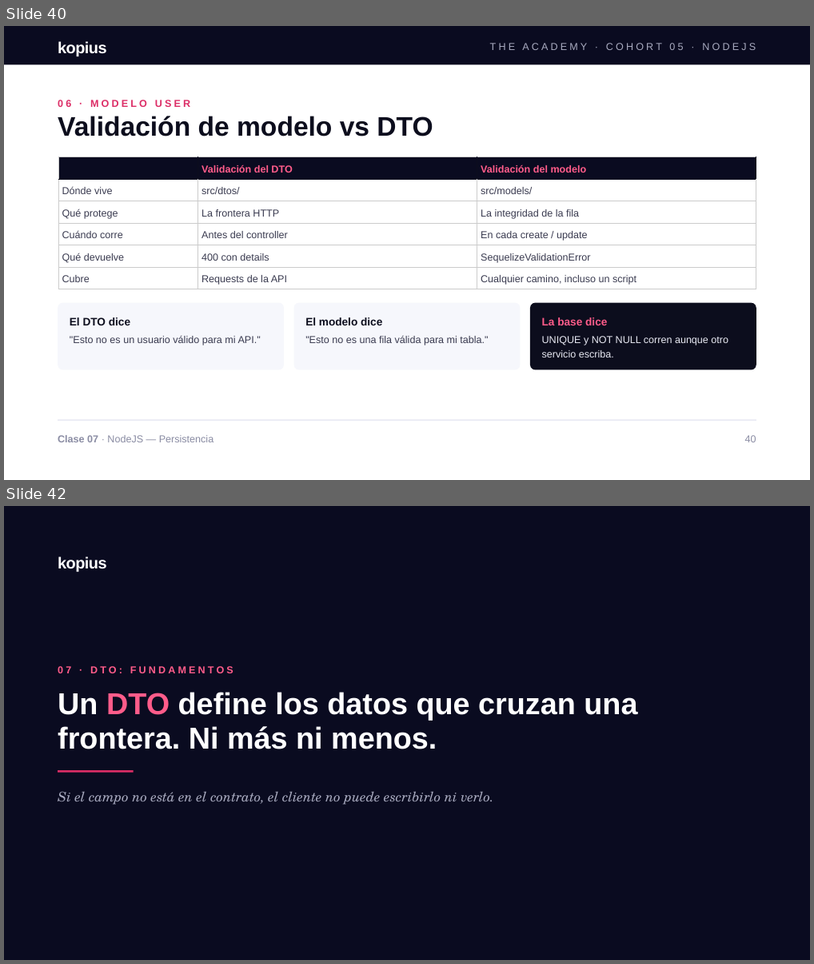
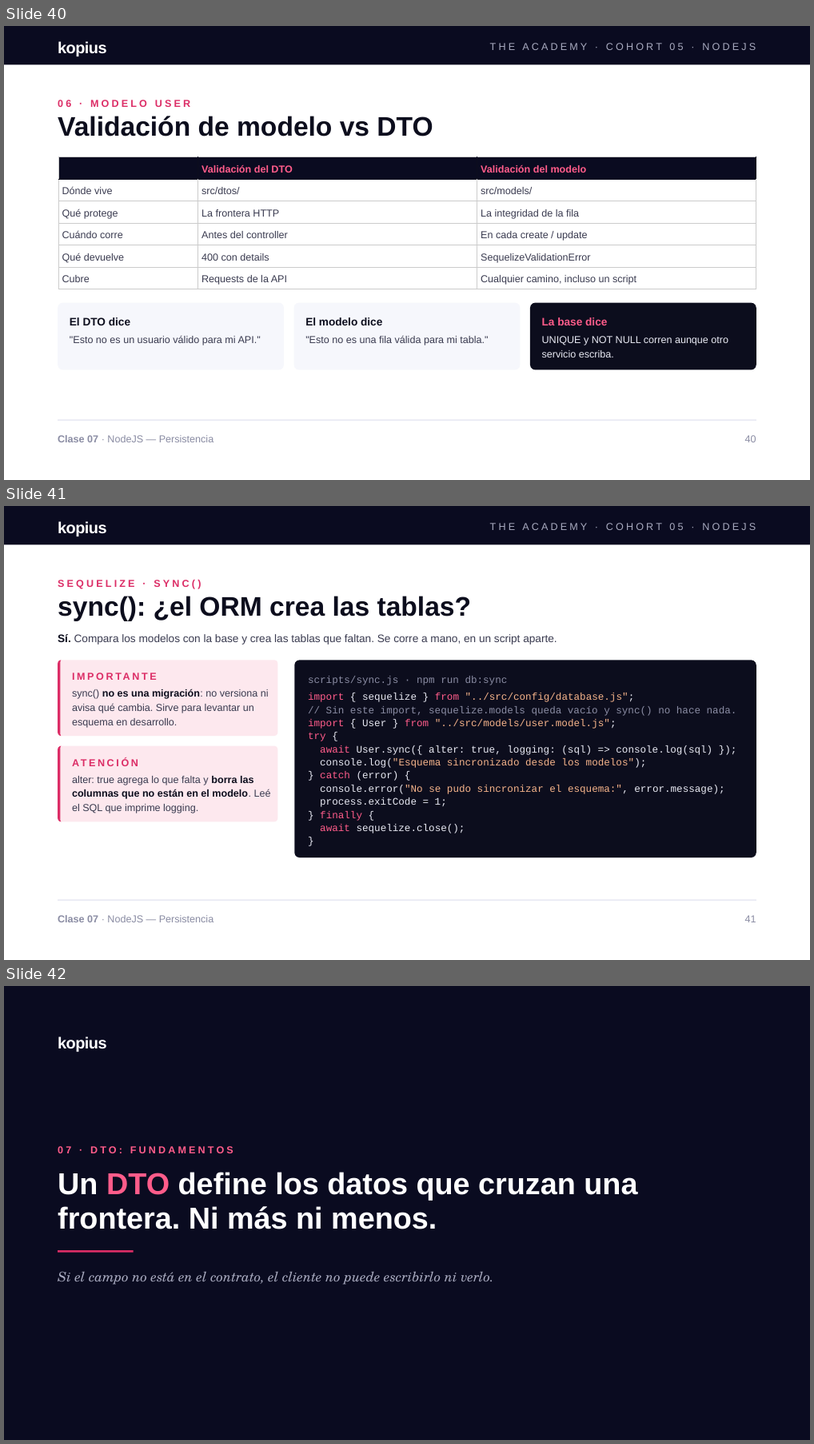
Before and after one commit to aduartekopiustech/node-fullstack-clase-07, a slide deck: docs/Clase_7_de_NodeJS.pptx. Shown one above the other, each under a label of ours: slides 40 and 42 before the commit, slides 40, 41 and 42 after it; the slides between them are not shown. The pictures are 814x964 and 814x1444 pixels, drawn with LibreOffice and Linux fonts; fonts in the diff are those of the drawing; background and template pictures are left out. Boxes give left, top, right and bottom in pixels: in the first picture for what was removed or moved away, otherwise in the second. Text is boxed around its words. In the diff, an @@ line names an element or a change of style, - is before the commit and + after.

```diff
--- a/docs/Clase_7_de_NodeJS.pptx
+++ b/docs/Clase_7_de_NodeJS.pptx
@@ slide 41 added at (4, 506, 810, 960), background #FFFFFF @@
@@ rectangle added at (4, 506, 810, 544), fill #0A0B20 @@
@@ text added at (58, 521, 106, 536), 19 pt, text #FFFFFF, bold @@
+kopius
@@ text added at (490, 523, 756, 530), 12 pt, text #A9ABC0 @@
+THE ACADEMY · COHORT 05 · NODEJS
@@ text added at (58, 580, 201, 589), 12 pt, text #DC2D66, bold @@
+SEQUELIZE · SYNC()
@@ title added at (58, 596, 472, 621), 32 pt, text #0C0D1D, bold @@
+sync(): ¿el ORM crea las tablas?
@@ text added at (58, 634, 557, 644), 13 pt, text #3A3B50 @@
+Sí. Compara los modelos con la base y crea las tablas que faltan. Se corre a mano, en un script aparte.
@@ rounded rectangle added at (58, 660, 278, 736), fill #FDE8EE @@
@@ freeform shape added at (58, 660, 278, 736), fill #DC2D66 @@
@@ text added at (72, 668, 271, 684), 12 pt, text #DC2D66, bold @@
+IMPORTANTE
@@ rounded rectangle added at (295, 660, 757, 857), fill #0C0D1D @@
@@ text added at (72, 688, 269, 728), 12 pt, text #3A3B50 @@
+sync() no es una migración: no versiona ni avisa qué cambia. Sirve para levantar un esquema en desarrollo.
@@ text added at (308, 676, 508, 685), 12 pt, text #8A8CA3 @@
+scripts/sync.js · npm run db:sync
@@ text added at (308, 692, 738, 833), 12 pt, text #E8E9F3 @@
+import { sequelize } from "../src/config/database.js";
+// Sin este import, sequelize.models queda vacío y sync() no hace nada.
+import { User } from "../src/models/user.model.js";
+try {
+await User.sync({ alter: true, logging: (sql) => console.log(sql) });
+console.log("Esquema sincronizado desde los modelos");
+} catch (error) {
+console.error("No se pudo sincronizar el esquema:", error.message);
+process.exitCode = 1;
+} finally {
+await sequelize.close();
+}
@@ rounded rectangle added at (58, 745, 278, 821), fill #FDE8EE @@
@@ freeform shape added at (58, 745, 278, 821), fill #DC2D66 @@
@@ text added at (72, 754, 271, 770), 12 pt, text #DC2D66, bold @@
+ATENCIÓN
@@ text added at (72, 776, 271, 813), 12 pt, text #3A3B50 @@
+alter: true agrega lo que falta y borra las columnas que no están en el modelo. Leé el SQL que imprime logging.
@@ line added from (58, 900) to (757, 900), #E8E9F3 1.5 pt @@
@@ text added at (58, 915, 214, 922), 12 pt, text #8A8CA3 @@
+Clase 07 · NodeJS — Persistencia
@@ text added at (746, 915, 757, 922), 12 pt, text #8A8CA3 @@
+41
```
Also in this commit, not shown: 17 slides changed, 5 other slides added, 1 slide removed.
